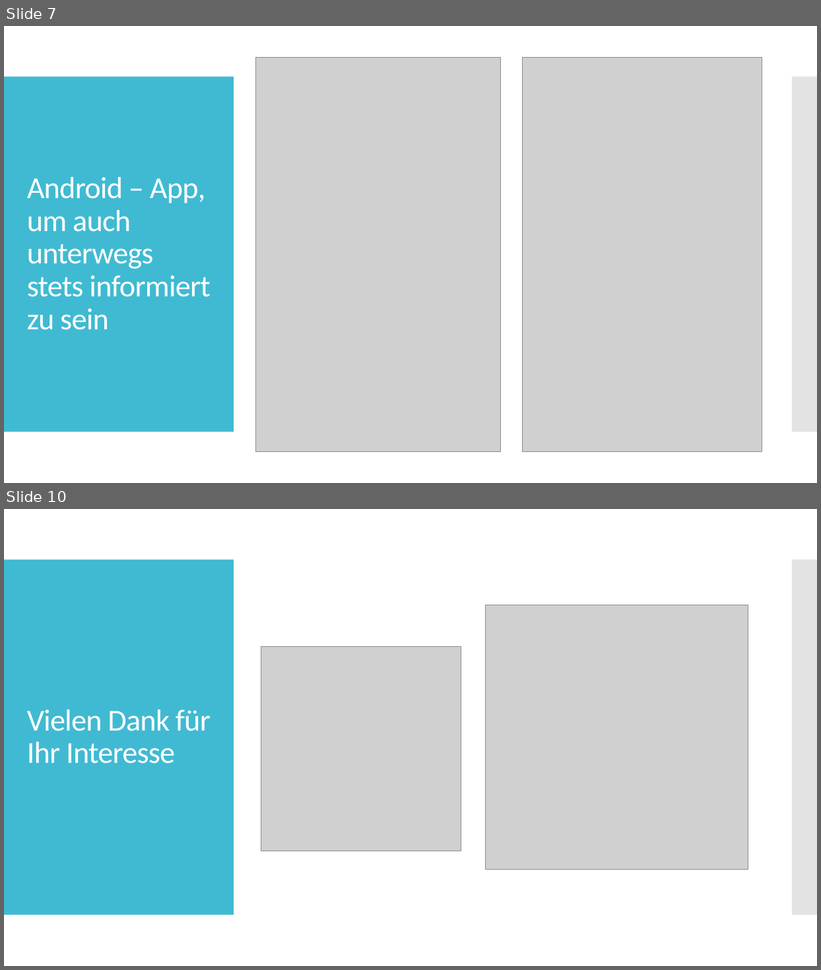
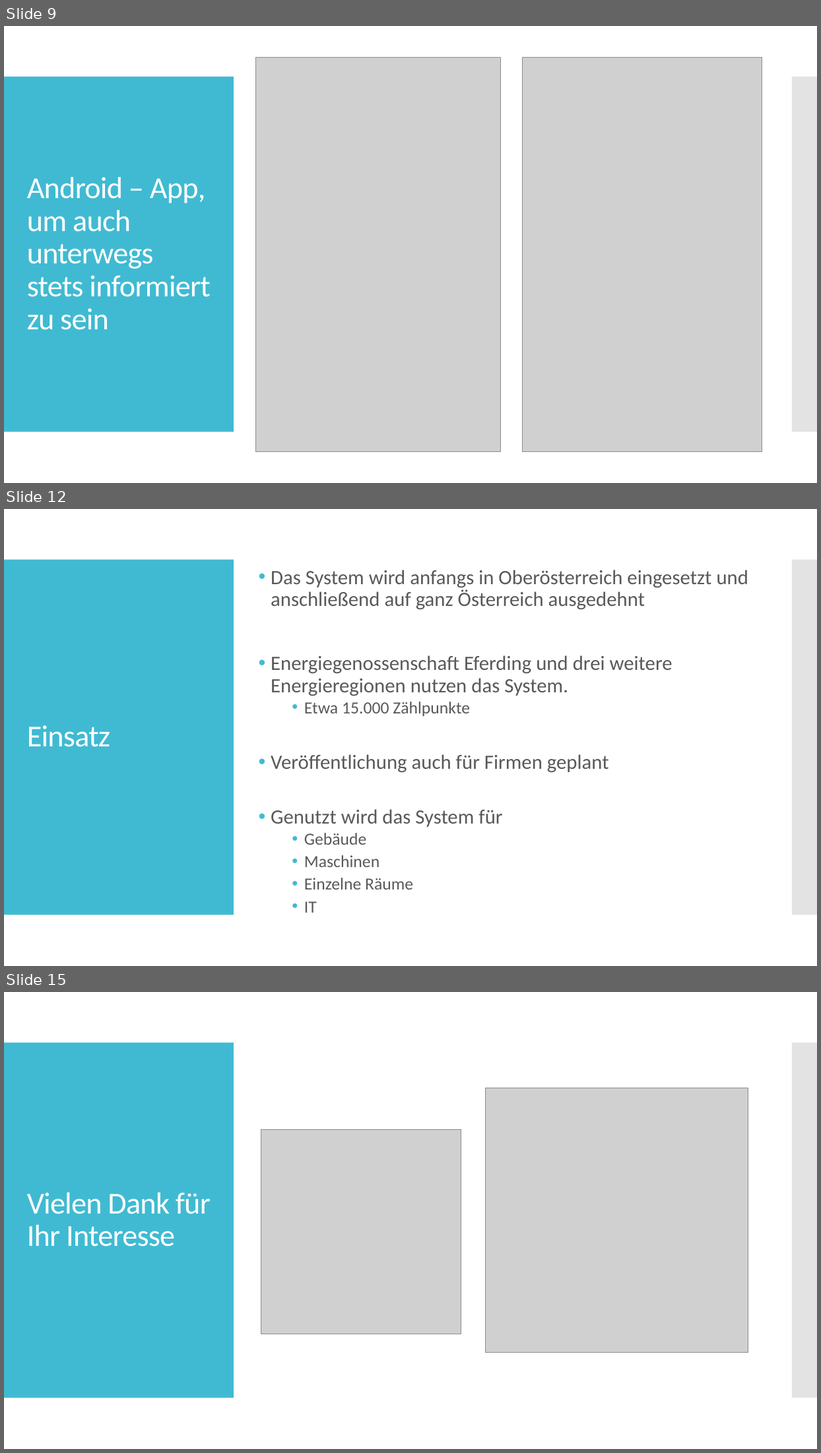
Before and after one commit to SebastianMandl/AEMS, a slide deck: Planung/Praesentationen/Praesentation_Firmentag.pptx. Shown one above the other, each under a label of ours: slides 7 and 10 before the commit, slides 9, 12 and 15 after it; the slides between them are not shown. The pictures are 821x970 and 821x1453 pixels, drawn with LibreOffice and Linux fonts; fonts in the diff are those of the drawing; grey boxes stand for pictures. Boxes give left, top, right and bottom in pixels: in the first picture for what was removed or moved away, otherwise in the second. Text is boxed around its words. In the diff, an @@ line names an element or a change of style, - is before the commit and + after.

```diff
--- a/Planung/Praesentationen/Praesentation_Firmentag.pptx
+++ b/Planung/Praesentationen/Praesentation_Firmentag.pptx
@@ slide 12 added at [4, 509, 817, 966], background #FFFFFF; not listed: 2 template elements that a slide beside it also shows @@
@@ text added at [271, 570, 748, 913], 24 pt, text #595959 @@
+• Das System wird anfangs in Oberösterreich eingesetzt und anschließend auf ganz Österreich ausgedehnt
+• Energiegenossenschaft Eferding und drei weitere Energieregionen nutzen das System.
+  • Etwa 15.000 Zählpunkte
+• Veröffentlichung auch für Firmen geplant
+• Genutzt wird das System für
+  • Gebäude
+  • Maschinen
+  • Einzelne Räume
+  • IT
@@ title added at [27, 725, 110, 747], 36 pt, text #FFFFFF @@
+Einsatz
@@ what was slide 7 is now slide 9 @@
@@ what was slide 10 is now slide 15 @@
```
Also in this commit, not shown: 2 slides changed, 4 other slides added, 2 other files.
